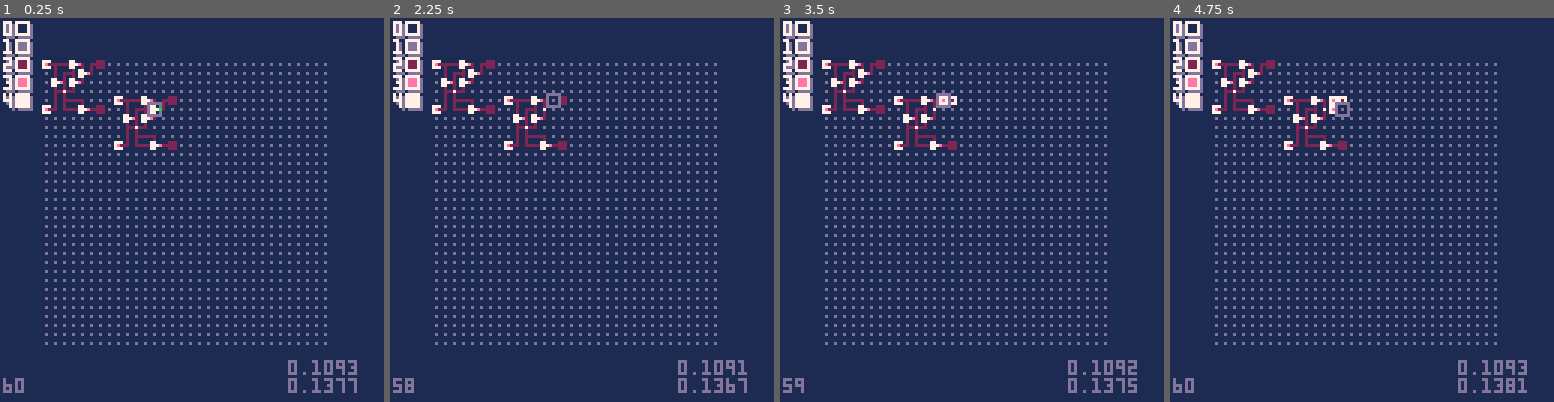
Above: before the commit, frames 1-4 (left to right).
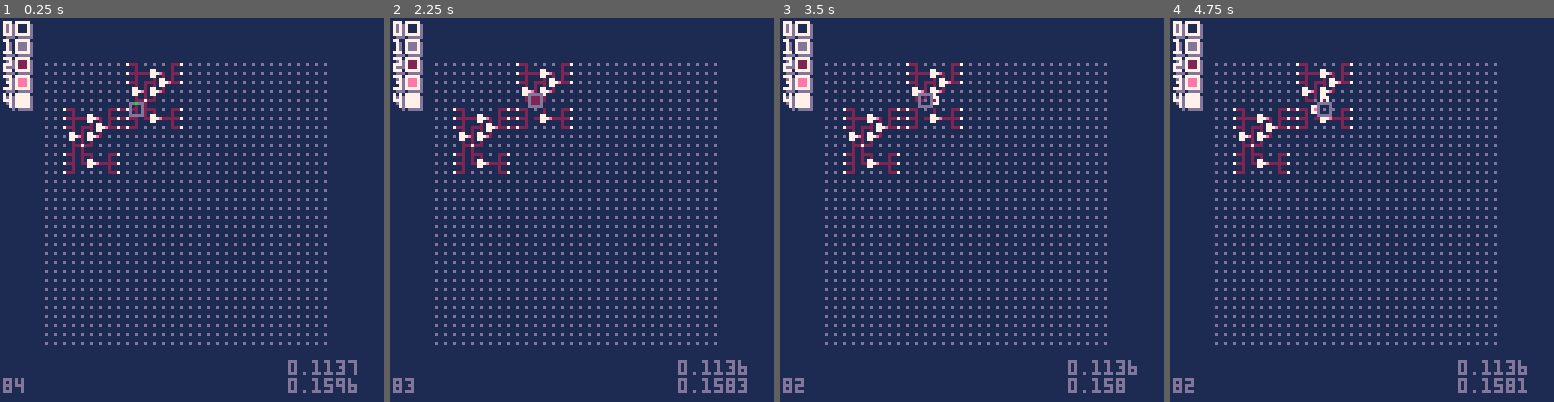
Above: after the commit, the same moments.

Repository: SestrenExsis/NANDGate
Game: PICO-8 cartridge nandgate.p8
The game is run twice, just before and just after one commit, with the same random seed, the same clock (stepped at 60 frames per second) and the same inputs.
Inputs:
- Up to frame 1 (0.25 s): no input
- Up to frame 2 (2.25 s): tap X (X key) at 0.33, 1.07, 1.85 s; tap O (Z key) at 0.7, 1.7, 2.1 s; hold Right 1.6-2.1 s; hold Up from 2.15 s (still down)
- Up to frame 3 (3.5 s): release Up at 2.42 s; hold Right 2.47-3.03 s; tap O (Z key) at 2.5, 2.9, 3.3 s; tap X (X key) at 2.97 s; hold Left from 3.08 s (still down)
- Up to frame 4 (4.75 s): release Left at 3.58 s; hold Down 3.63-3.97 s; tap O (Z key) at 3.7, 4.1, 4.5 s; hold Right 4.02-4.68 s; tap X (X key) at 4.08 s; hold Up from 4.73 s (still down)

The runs differ from the first frame. In frame 1, 3.6% of the frame differs, in the area x 1-93%, y 10-98%; in frame 2, 3.5%; in frame 3, 3.6%, in the area x 0-93%, y 10-98%; in frame 4, 3.6%.

Commit message:
Begin refactor work of HALF ADDER

Diff:
--- a/nandgate.p8
+++ b/nandgate.p8
@@ -286,19 +286,29 @@
 
 _cmds={
 	half_adder={
-		5,2,6,6,3,6,6,6,
-		6,5,3,6,6,6,2,5,
-		3,6,6,6,8,6,6,5,
-		5,4,6,2,6,2,5,3,
-		6,6,3,6,8,6,6,3,
-		6,8,4,6,2,4,6,2,
-		5,4,6,2,3,6,2,6,
+		3,5,4,6,6,6,2,6,
 		6,6,6,5,3,6,6,6,
-		6,5,5,4,6,6,6,6,
-		6,2,7,4,4,5,2,6,
-		6,6,8,6,8,3,6,8,
-		4,6,6,6,6,6,8,5,
-		3,6,6,6,8
+		2,5,3,6,6,3,6,6,
+		5,4,6,6,4,6,8,3,
+		6,6,5,4,6,6,4,6,
+		8,6,6,5,4,6,6,4,
+		7,2,1,5,4,6,6,7,
+		1,1,5,4,6,6,3,6,
+		8,4,6,2,5,3,6,6,
+		3,6,8,6,6,3,6,8,
+		4,6,2,5,3,6,6,6,
+		8,4,6,2,5,4,6,2,
+		3,6,6,6,2,5,3,6,
+		6,6,6,3,6,8,6,6,
+		5,4,6,6,4,3,6,6,
+		5,4,6,6,4,6,2,6,
+		6,5,4,6,6,4,6,2,
+		6,6,7,4,3,7,2,1,
+		3,5,4,6,6,6,8,6,
+		8,6,8,3,6,8,4,6,
+		6,6,6,6,8,4,7,8,
+		1,5,4,6,6,7,7,1,
+		5,4,6,6
 	},
 	sr_flip_flop={
 		3,5,2,6,6,6,2,5,
@@ -349,11 +359,11 @@
 	--_g:run(cmds)
 	-- add starting devices
 	---[[
-	_g:setx(1)
+	_g:setx(3)
+	_g:sety(6)
+	_g:run(_cmds.half_adder)
+	_g:setx(10)
 	_g:sety(1)
-	_g:run(_cmds.half_adder)
-	_g:setx(9)
-	_g:sety(5)
 	_g:run(_cmds.half_adder)
 	--_g:setx(1)
 	--_g:sety(16)
